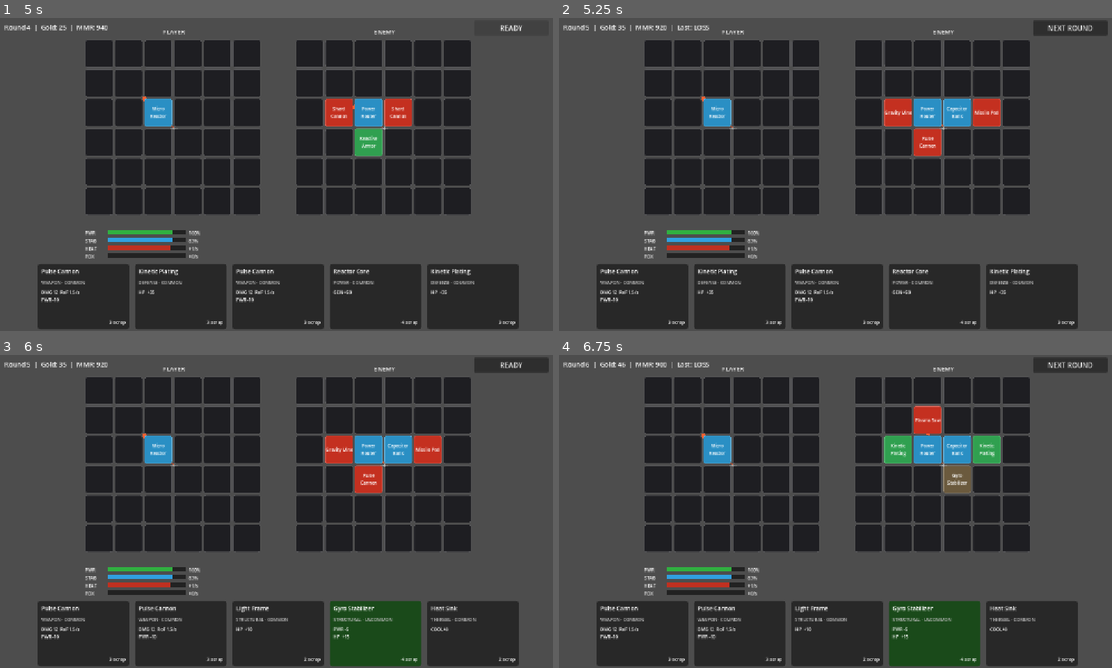
Above: before the commit, frames 1-4 (two rows, left to right).
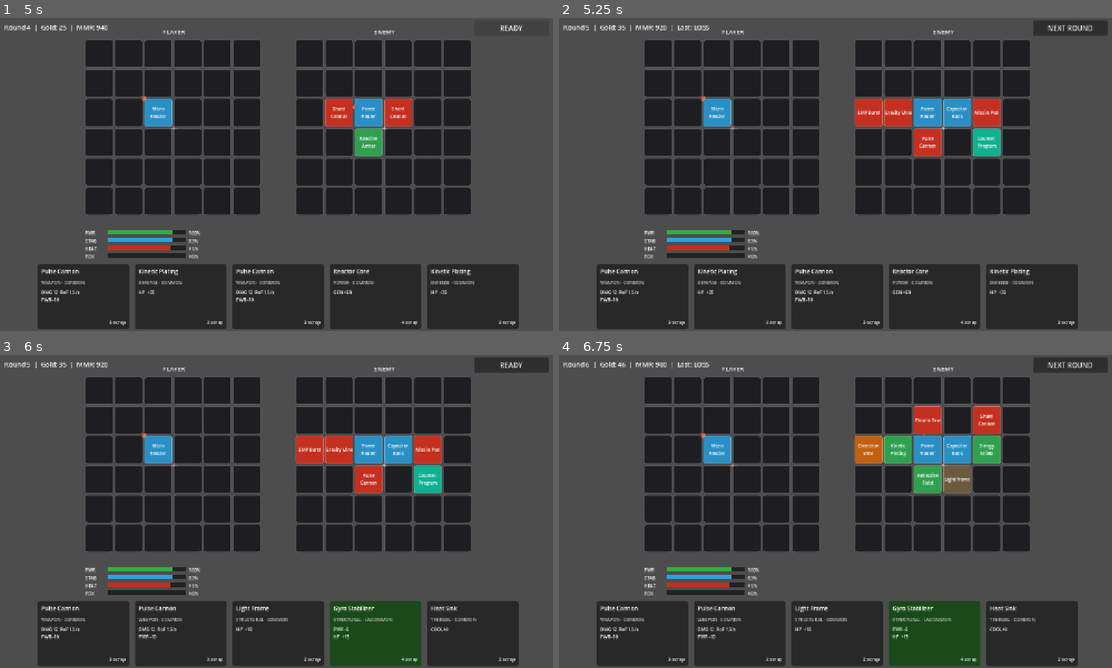
Above: after the commit, the same moments.

Repository: bbayram-l/ChroneForge-Arena
Game: Godot game, scene res://scenes/Main.tscn
Two runs of this game, one before a commit and one after it. Both use one fixed random seed, a clock stepped at 60 frames per second and the inputs below.
Inputs (mouse positions are in pixels of both pictures, inside the frame that each line leads up to):
- Up to frame 1 (5 s): click "READY" at 0.5 s; click "NEXT ROUND" at 1.25 s; click "READY" at 2 s; click "NEXT ROUND" at 2.75 s; click "READY" at 3.5 s; click "NEXT ROUND" at 4.25 s
- Up to frame 2 (5.25 s): tap Enter at 5 s; move the mouse to (957, 158) at 5.02 s; click (957, 158) at 5.17 s
- Up to frame 3 (6 s): tap Space at 5.75 s; move the mouse to (165, 527) at 5.77 s; click (165, 527) at 5.92 s
- Up to frame 4 (6.75 s): tap Enter at 6.5 s; move the mouse to (890, 442) at 6.52 s; click (890, 442) at 6.67 s

Frame 1 is identical in both runs. In frame 2, 0.9% of the frame differs, in the area x 53-80%, y 25-45%; in frame 3, 0.9%; in frame 4, 1.5%, in the area x 53-80%, y 16-45%.

Commit message:
Balance: fix timeout win condition + tier-based enemy scaling
CombatEngine: timeout winner now compares HP% of starting max instead of
always awarding player. Both sides within 10% HP% → draw; otherwise higher
HP% wins. Adds elif branch for clean enemy kills to remove ambiguity.

EnemyMechGenerator: 4-tier slot system keyed on round number
  Tier 0 (1–3):  4–6 slots
  Tier 1 (4–7):  7–9 slots  (rare cap)
  Tier 2 (8–11): 10–12 slots (epic cap, adds AI slot)
  Tier 3 (12+):  12–14 slots (legendary cap, adds AI + Temporal slots)
All three archetypes (BRAWLER / FORTRESS / SKIRMISHER) scale through
all four tiers. Passes round_num through to _populate().

Main: _print_combat_summary now shows [TIMEOUT] tag when fight hits 300 ticks.

Co-Authored-By: Claude Sonnet 4.6 <noreply@anthropic.com>

Diff:
--- a/scripts/combat/CombatEngine.gd
+++ b/scripts/combat/CombatEngine.gd
@@ -134,8 +134,18 @@
 		winner = "draw"
 	elif player_hp <= 0.0:
 		winner = "enemy"
+	elif enemy_hp <= 0.0:
+		winner = "player"
 	else:
-		winner = "player"
+		# Timeout: compare HP as a % of each side's starting max
+		var p_pct := player_hp / maxf(_base_hp(player_grid), 1.0)
+		var e_pct := enemy_hp  / maxf(_base_hp(enemy_grid),  1.0)
+		if absf(p_pct - e_pct) < 0.10:
+			winner = "draw"
+		elif p_pct > e_pct:
+			winner = "player"
+		else:
+			winner = "enemy"
 
 	var result := {
 		"winner":              winner,
--- a/scripts/combat/EnemyMechGenerator.gd
+++ b/scripts/combat/EnemyMechGenerator.gd
@@ -1,38 +1,172 @@
 ## EnemyMechGenerator — builds archetype-based enemy grids for combat simulation.
 ## Grids are deterministic given the same round_num and rng_seed.
+##
+## Archetypes scale across 4 tiers so later rounds field meaningfully larger enemies:
+##   Tier 0 (rounds  1–3):  4–6 modules  — UNCOMMON cap
+##   Tier 1 (rounds  4–7):  7–9 modules  — RARE cap
+##   Tier 2 (rounds  8–11): 10–12 modules — EPIC cap, adds AI
+##   Tier 3 (rounds 12+):   12–15 modules — LEGENDARY cap, adds Temporal + more AI
 class_name EnemyMechGenerator
 extends RefCounted
 
 # ── Archetype slot layouts ──────────────────────────────────────────────────
 # Each slot: [Module.Category (as int), x, y]
-# Power modules sit centre-grid so adjacent weapons get the +5% efficiency bonus.
-
-static func _brawler_slots() -> Array:
-	return [
-		[Module.Category.POWER,   2, 2],
-		[Module.Category.WEAPON,  1, 2],
-		[Module.Category.WEAPON,  3, 2],
-		[Module.Category.DEFENSE, 2, 3],
-	]
-
-static func _fortress_slots() -> Array:
-	return [
-		[Module.Category.POWER,      2, 2],
-		[Module.Category.POWER,      3, 2],
-		[Module.Category.WEAPON,     2, 1],
-		[Module.Category.DEFENSE,    1, 2],
-		[Module.Category.DEFENSE,    4, 2],
-		[Module.Category.STRUCTURAL, 3, 3],
-	]
-
-static func _skirmisher_slots() -> Array:
-	return [
-		[Module.Category.POWER,  2, 2],
-		[Module.Category.POWER,  3, 2],
-		[Module.Category.WEAPON, 1, 2],
-		[Module.Category.WEAPON, 4, 2],
-		[Module.Category.WEAPON, 2, 3],
-	]
+# Power modules sit centre-grid so adjacent weapons get the efficiency bonus.
+# Category int mapping: STRUCTURAL=0 POWER=1 WEAPON=2 DEFENSE=3 THERMAL=4 TEMPORAL=5 AI=6
+
+static func _brawler_slots(tier: int) -> Array:
+	match tier:
+		0:
+			return [
+				[Module.Category.POWER,   2, 2],
+				[Module.Category.WEAPON,  1, 2],
+				[Module.Category.WEAPON,  3, 2],
+				[Module.Category.DEFENSE, 2, 3],
+			]
+		1:
+			return [
+				[Module.Category.POWER,      2, 2],
+				[Module.Category.POWER,      3, 3],
+				[Module.Category.WEAPON,     1, 2],
+				[Module.Category.WEAPON,     3, 2],
+				[Module.Category.WEAPON,     2, 1],
+				[Module.Category.DEFENSE,    2, 3],
+				[Module.Category.STRUCTURAL, 0, 2],
+			]
+		2:
+			return [
+				[Module.Category.POWER,      2, 2],
+				[Module.Category.POWER,      3, 3],
+				[Module.Category.WEAPON,     1, 2],
+				[Module.Category.WEAPON,     3, 2],
+				[Module.Category.WEAPON,     2, 1],
+				[Module.Category.WEAPON,     4, 2],
+				[Module.Category.DEFENSE,    2, 3],
+				[Module.Category.DEFENSE,    1, 3],
+				[Module.Category.STRUCTURAL, 0, 2],
+				[Module.Category.AI,         0, 3],
+			]
+		_:  # tier 3
+			return [
+				[Module.Category.POWER,      2, 2],
+				[Module.Category.POWER,      3, 3],
+				[Module.Category.POWER,      2, 0],
+				[Module.Category.WEAPON,     1, 2],
+				[Module.Category.WEAPON,     3, 2],
+				[Module.Category.WEAPON,     2, 1],
+				[Module.Category.WEAPON,     4, 2],
+				[Module.Category.WEAPON,     0, 1],
+				[Module.Category.DEFENSE,    2, 3],
+				[Module.Category.DEFENSE,    1, 3],
+				[Module.Category.STRUCTURAL, 0, 2],
+				[Module.Category.AI,         0, 3],
+				[Module.Category.TEMPORAL,   4, 1],
+			]
+
+static func _fortress_slots(tier: int) -> Array:
+	match tier:
+		0:
+			return [
+				[Module.Category.POWER,      2, 2],
+				[Module.Category.POWER,      3, 2],
+				[Module.Category.WEAPON,     2, 1],
+				[Module.Category.DEFENSE,    1, 2],
+				[Module.Category.DEFENSE,    4, 2],
+				[Module.Category.STRUCTURAL, 3, 3],
+			]
+		1:
+			return [
+				[Module.Category.POWER,      2, 2],
+				[Module.Category.POWER,      3, 2],
+				[Module.Category.WEAPON,     2, 1],
+				[Module.Category.WEAPON,     4, 1],
+				[Module.Category.DEFENSE,    1, 2],
+				[Module.Category.DEFENSE,    4, 2],
+				[Module.Category.DEFENSE,    2, 3],
+				[Module.Category.STRUCTURAL, 3, 3],
+				[Module.Category.THERMAL,    0, 2],
+			]
+		2:
+			return [
+				[Module.Category.POWER,      2, 2],
+				[Module.Category.POWER,      3, 2],
+				[Module.Category.POWER,      1, 2],
+				[Module.Category.WEAPON,     2, 1],
+				[Module.Category.WEAPON,     4, 1],
+				[Module.Category.DEFENSE,    0, 2],
+				[Module.Category.DEFENSE,    4, 2],
+				[Module.Category.DEFENSE,    2, 3],
+				[Module.Category.DEFENSE,    3, 3],
+				[Module.Category.STRUCTURAL, 0, 3],
+				[Module.Category.THERMAL,    1, 3],
+				[Module.Category.AI,         4, 3],
+			]
+		_:  # tier 3
+			return [
+				[Module.Category.POWER,      2, 2],
+				[Module.Category.POWER,      3, 2],
+				[Module.Category.POWER,      1, 2],
+				[Module.Category.WEAPON,     2, 1],
+				[Module.Category.WEAPON,     4, 1],
+				[Module.Category.WEAPON,     3, 1],
+				[Module.Category.DEFENSE,    0, 2],
+				[Module.Category.DEFENSE,    4, 2],
+				[Module.Category.DEFENSE,    2, 3],
+				[Module.Category.DEFENSE,    3, 3],
+				[Module.Category.STRUCTURAL, 0, 3],
+				[Module.Category.THERMAL,    1, 3],
+				[Module.Category.AI,         4, 3],
+				[Module.Category.TEMPORAL,   0, 1],
+			]
+
+static func _skirmisher_slots(tier: int) -> Array:
+	match tier:
+		0:
+			return [
+				[Module.Category.POWER,  2, 2],
+				[Module.Category.POWER,  3, 2],
+				[Module.Category.WEAPON, 1, 2],
+				[Module.Category.WEAPON, 4, 2],
+				[Module.Category.WEAPON, 2, 3],
+			]
+		1:
+			return [
+				[Module.Category.POWER,  2, 2],
+				[Module.Category.POWER,  3, 2],
+				[Module.Category.WEAPON, 1, 2],
+				[Module.Category.WEAPON, 4, 2],
+				[Module.Category.WEAPON, 2, 3],
+				[Module.Category.WEAPON, 0, 2],
+				[Module.Category.AI,     4, 3],
+			]
+		2:
+			return [
+				[Module.Category.POWER,   2, 2],
+				[Module.Category.POWER,   3, 2],
+				[Module.Category.POWER,   1, 2],
+				[Module.Category.WEAPON,  1, 1],
+				[Module.Category.WEAPON,  4, 2],
+				[Module.Category.WEAPON,  2, 3],
+				[Module.Category.WEAPON,  0, 2],
+				[Module.Category.WEAPON,  3, 1],
+				[Module.Category.AI,      4, 3],
+				[Module.Category.TEMPORAL, 0, 1],
+			]
+		_:  # tier 3
+			return [
+				[Module.Category.POWER,   2, 2],
+				[Module.Category.POWER,   3, 2],
+				[Module.Category.POWER,   1, 2],
+				[Module.Category.WEAPON,  1, 1],
+				[Module.Category.WEAPON,  4, 2],
+				[Module.Category.WEAPON,  2, 3],
+				[Module.Category.WEAPON,  0, 2],
+				[Module.Category.WEAPON,  3, 1],
+				[Module.Category.WEAPON,  4, 1],
+				[Module.Category.WEAPON,  0, 3],
+				[Module.Category.AI,      4, 3],
+				[Module.Category.TEMPORAL, 0, 1],
+			]
 
 # ── Public API ──────────────────────────────────────────────────────────────
 
@@ -44,23 +178,31 @@
 
 	var max_rarity := _max_rarity_for_round(round_num)
 	var grid       := MechGrid.new("enemy")
-	_populate(grid, rng.randi() % 3, max_rarity, rng)
+	_populate(grid, rng.randi() % 3, round_num, max_rarity, rng)
 
 	return grid
 
 # ── Internal ────────────────────────────────────────────────────────────────
 
-static func _populate(grid: MechGrid, archetype: int, max_rarity: Module.Rarity, rng: RandomNumberGenerator) -> void:
+static func _populate(grid: MechGrid, archetype: int, round_num: int, max_rarity: Module.Rarity, rng: RandomNumberGenerator) -> void:
+	var tier  := _tier_for_round(round_num)
 	var slots: Array
 	match archetype:
-		0: slots = _brawler_slots()
-		1: slots = _fortress_slots()
-		_: slots = _skirmisher_slots()
+		0: slots = _brawler_slots(tier)
+		1: slots = _fortress_slots(tier)
+		_: slots = _skirmisher_slots(tier)
 
 	for slot in slots:
 		var mod := _pick_module(slot[0], max_rarity, rng)
 		if mod != null:
 			grid.place_module(Vector2i(slot[1], slot[2]), mod)
+
+## Returns 0–3 tier based on round.
+static func _tier_for_round(round_num: int) -> int:
+	if round_num <= 3:   return 0
+	if round_num <= 7:   return 1
+	if round_num <= 11:  return 2
+	return 3
 
 ## Rarity ceiling rises with round number, matching shop odds progression.
 static func _max_rarity_for_round(round_num: int) -> Module.Rarity:
--- a/scripts/ui/Main.gd
+++ b/scripts/ui/Main.gd
@@ -202,8 +202,10 @@
 	_status_label.text = text
 
 func _print_combat_summary(result: Dictionary) -> void:
-	print("[Combat] Winner: %s | Player HP: %.1f | Enemy HP: %.1f | Ticks: %d (%.1fs)" % [
+	var timeout_tag := " [TIMEOUT]" if result.ticks >= CombatEngine.MAX_TICKS else ""
+	print("[Combat] Winner: %s%s | Player HP: %.1f | Enemy HP: %.1f | Ticks: %d (%.1fs)" % [
 		result.winner,
+		timeout_tag,
 		result.player_hp_remaining,
 		result.enemy_hp_remaining,
 		result.ticks,
